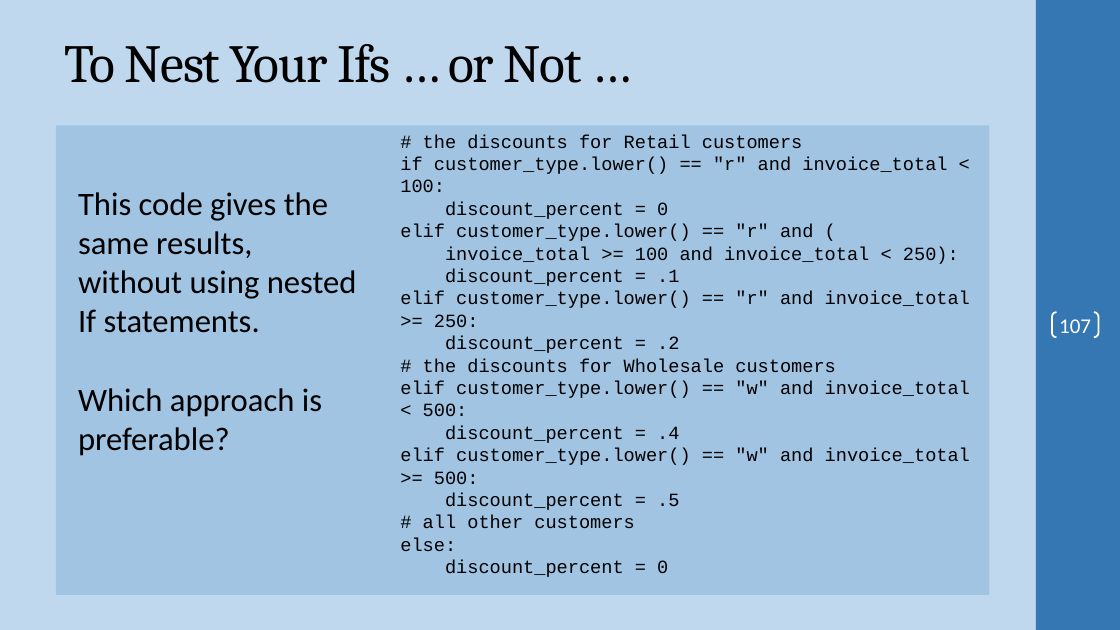
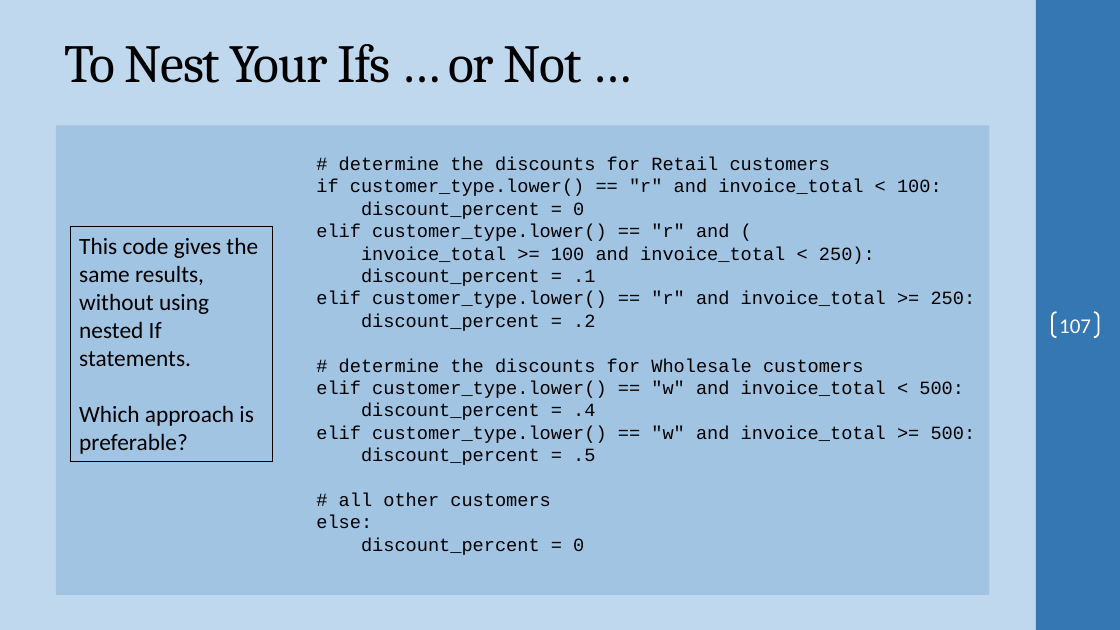
Before and after one commit to ProfSingletary/2023SpringNetworkScripting5Fridays, a slide deck: slide 107 of Day1.pptx. Drawn at 1120x630 pixels with LibreOffice and Linux fonts; fonts in the diff are those of the drawing; background and template pictures are left out. Boxes give left, top, right and bottom in pixels: in the first picture for what was removed or moved away, otherwise in the second. Text is boxed around its words. In the diff, an @@ line names an element or a change of style, - is before the commit and + after.

```diff
--- a/Day1.pptx
+++ b/Day1.pptx
@@ text at (316,179,976,555): indent changed @@
@@ text at (339,157,831,171): text changed @@
-# the discounts for Retail customers
+# determine the discounts for Retail customers
@@ rectangle "This code gives the same ...": place and size @@
-rectangle "This code gives the same ..." at (78,192,357,456)
+rectangle "This code gives the same ..." at (71,227,272,461)
@@ rectangle "This code gives the same ..." at (71,227,272,461): size 28 to 20 pt; outline none to #000000 0.75 pt @@
@@ text at (339,359,864,373): text changed @@
-# the discounts for Wholesale customers
+# determine the discounts for Wholesale customers
```
Also in this commit, not shown: 6 other slides changed, 1 other file.
